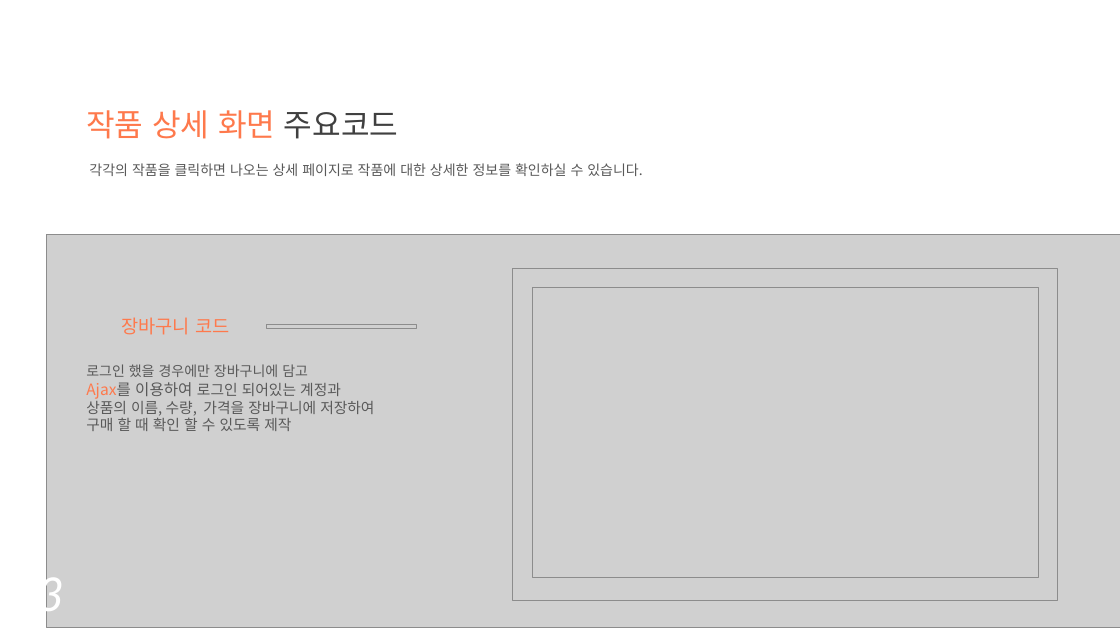
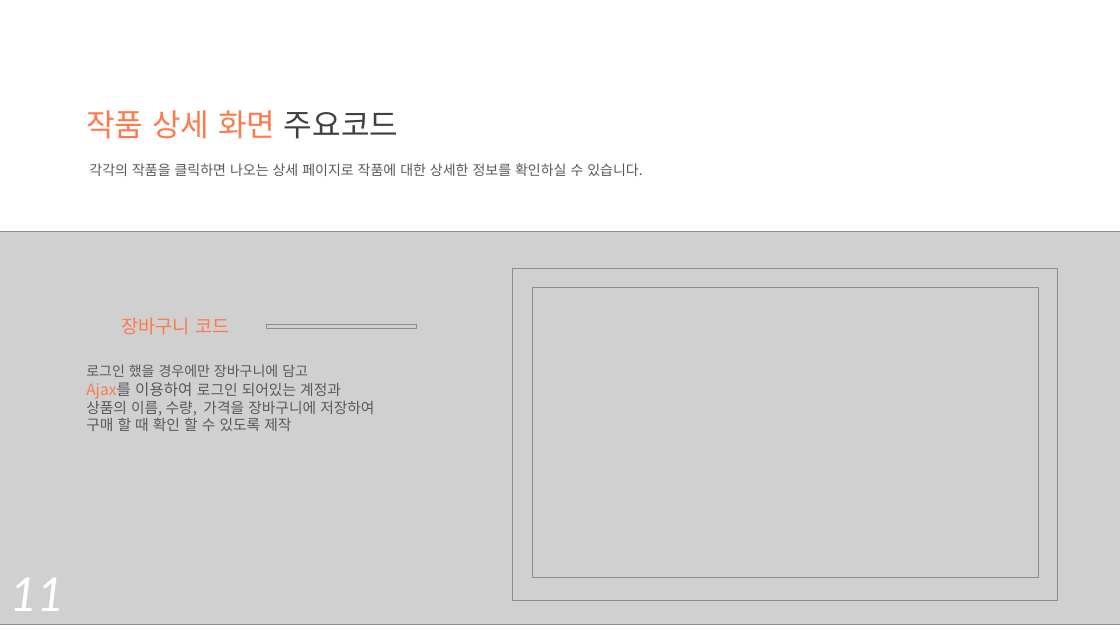
Before and after one commit to chominsub/chominsub, a slide deck: slide 12 of 조민섭_포트폴리오.pptx. Drawn at 1120x630 pixels with LibreOffice and Linux fonts; fonts in the diff are those of the drawing; grey boxes stand for pictures. Boxes give left, top, right and bottom in pixels: in the first picture for what was removed or moved away, otherwise in the second. Text is boxed around its words. In the diff, an @@ line names an element or a change of style, - is before the commit and + after.

```diff
--- a/조민섭_포트폴리오.pptx
+++ b/조민섭_포트폴리오.pptx
@@ picture: place and size @@
-picture at [46,235,1120,628]
+picture at [0,231,1120,624]
@@ text at [10,578,64,611]: text changed @@
-13
+11
```
Also in this commit, not shown: 10 other slides changed.
